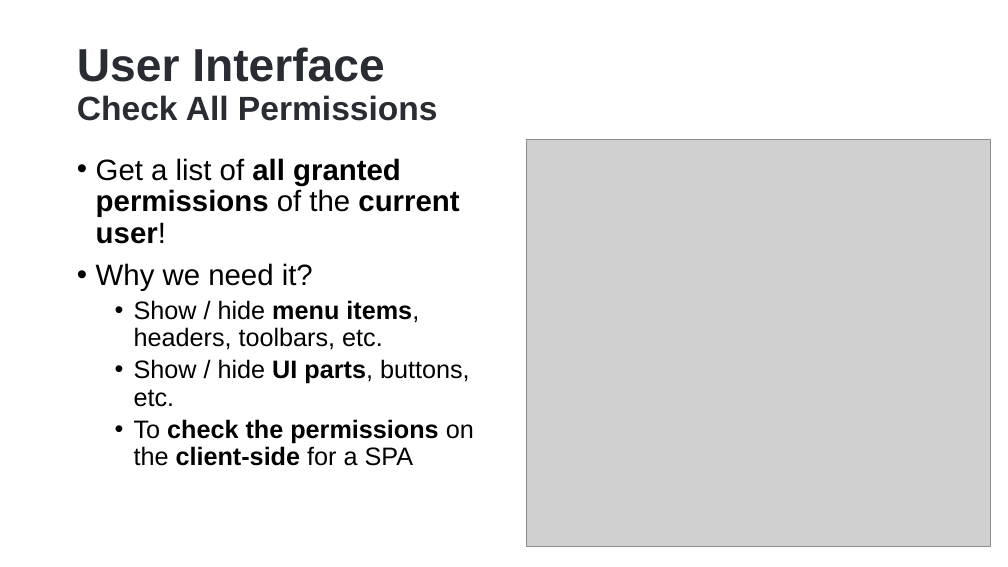
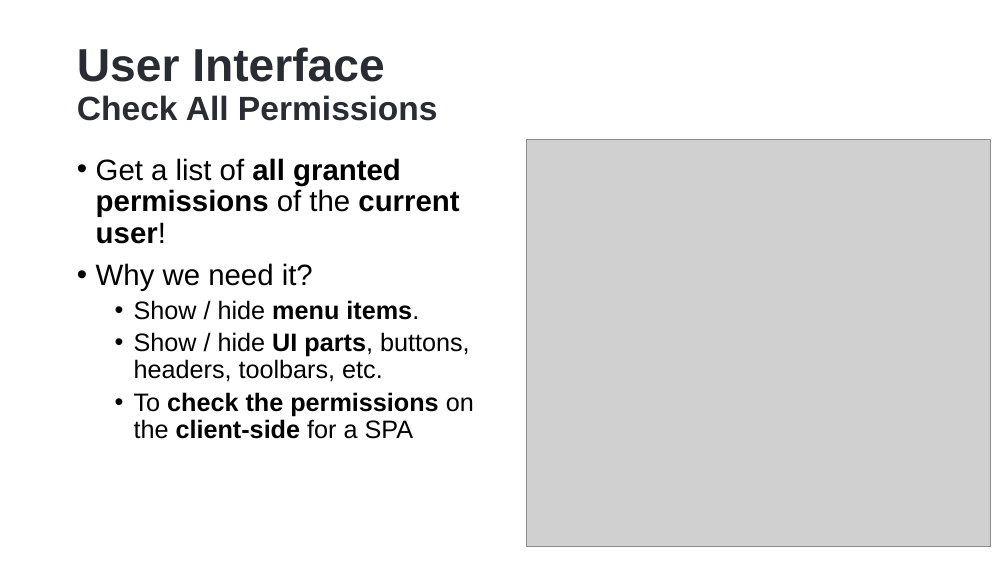
Before and after one commit to hikalkan/presentations, a slide deck: slide 13 of 2022-10-15 Authorization-In-Distributed-Systems/Authorization-In-Distributed-Systems-Short.pptx. Drawn at 1008x567 pixels with LibreOffice and Linux fonts; fonts in the diff are those of the drawing; grey boxes stand for pictures; background and template pictures are left out. Boxes give left, top, right and bottom in pixels: in the first picture for what was removed or moved away, otherwise in the second. Text is boxed around its words. In the diff, an @@ line names an element or a change of style, - is before the commit and + after.

```diff
--- a/2022-10-15 Authorization-In-Distributed-Systems/Authorization-In-Distributed-Systems-Short.pptx
+++ b/2022-10-15 Authorization-In-Distributed-Systems/Authorization-In-Distributed-Systems-Short.pptx
@@ text at (134, 300, 470, 382): text changed @@
-  • Show / hide menu items, headers, toolbars, etc.
-  • Show / hide UI parts, buttons, etc.
+  • Show / hide menu items.
+  • Show / hide UI parts, buttons, headers, toolbars, etc.
```
Also in this commit, not shown: 2 other slides changed, 1 slide removed.
